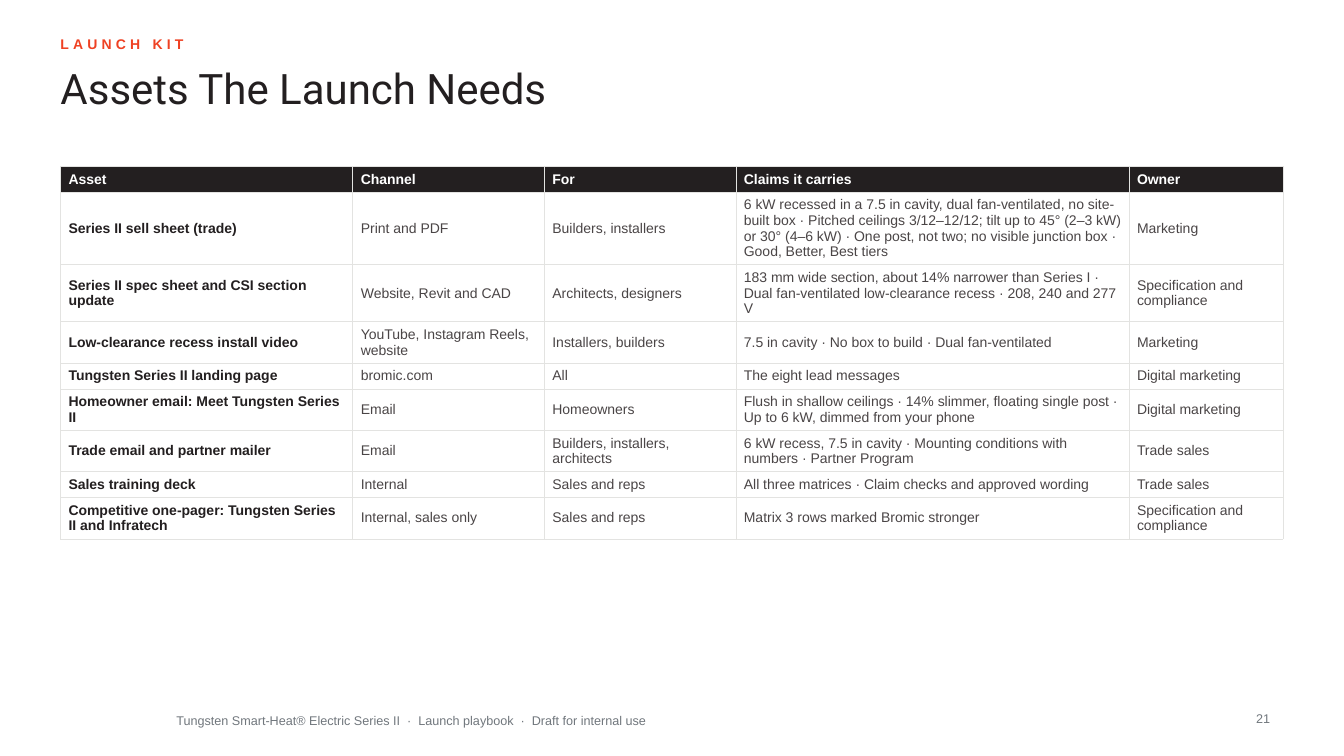
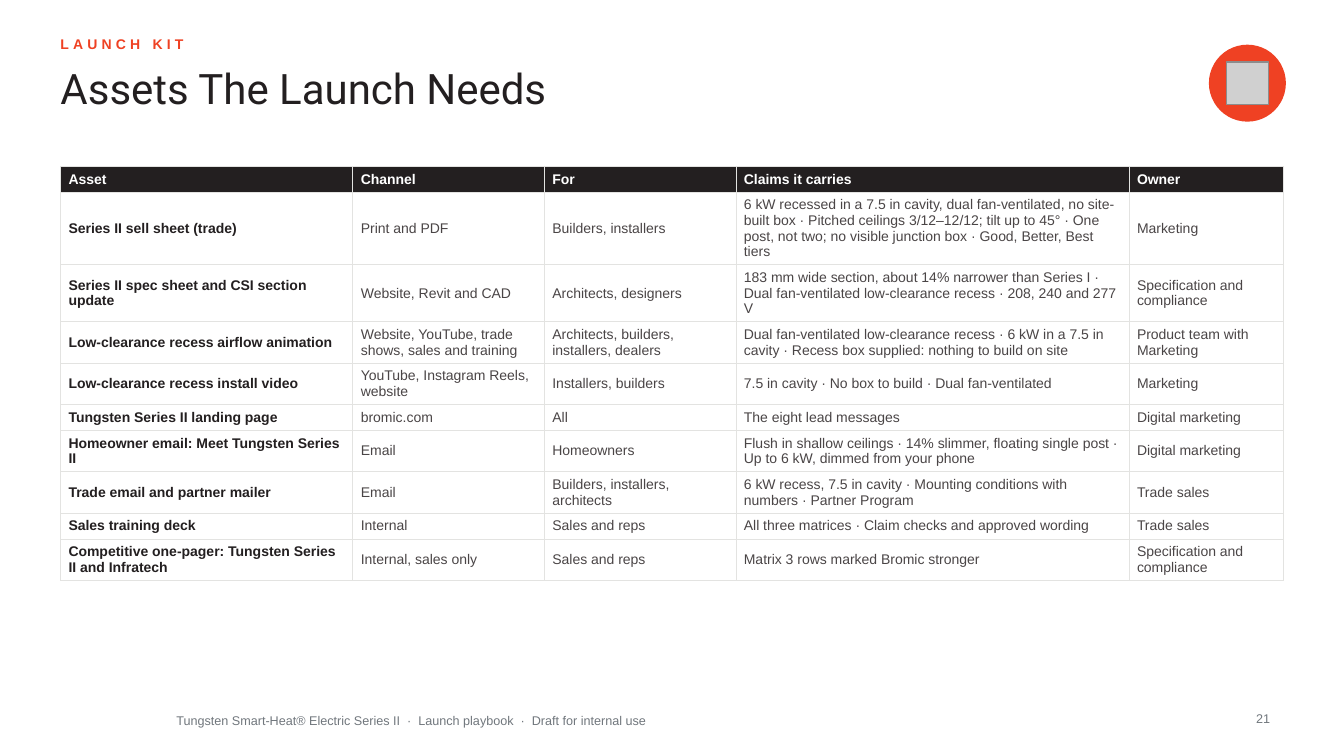
Before and after one commit to aayuvis/Bromic_Marketing, a slide deck: slide 21 of decks/Tungsten-Series-II-Launch-Playbook.pptx. Drawn at 1344x756 pixels with LibreOffice and Linux fonts; fonts in the diff are those of the drawing; grey boxes stand for pictures; background and template pictures are left out. Boxes give left, top, right and bottom in pixels: in the first picture for what was removed or moved away, otherwise in the second. Text is boxed around its words. In the diff, an @@ line names an element or a change of style, - is before the commit and + after.

```diff
--- a/decks/Tungsten-Series-II-Launch-Playbook.pptx
+++ b/decks/Tungsten-Series-II-Launch-Playbook.pptx
@@ ellipse added at (1210, 45, 1286, 121), fill #EF4123, outline #EF4123 1 pt @@
@@ picture added at (1226, 62, 1268, 104) @@
@@ table at (60, 166, 1284, 579) @@
-row 2, column 4: 6 kW recessed in a 7.5 in cavity, dual fan-ventilated, no site-built box · Pitched ceilings 3/12–12/12; tilt up to 45° (2–3 kW) or 30° (4–6 kW) · One post, not two; no visible junction box · Good, Better, Best tiers
+row 2, column 4: 6 kW recessed in a 7.5 in cavity, dual fan-ventilated, no site-built box · Pitched ceilings 3/12–12/12; tilt up to 45° · One post, not two; no visible junction box · Good, Better, Best tiers
+row 4: Low-clearance recess airflow animation | Website, YouTube, trade shows, sales and training | Architects, builders, installers, dealers | Dual fan-ventilated low-clearance recess · 6 kW in a 7.5 in cavity · Recess box supplied: nothing to build on site | Product team with Marketing
```
Also in this commit, not shown: 36 other slides changed, 3 slides added, 1 slide removed, 7 other files.
